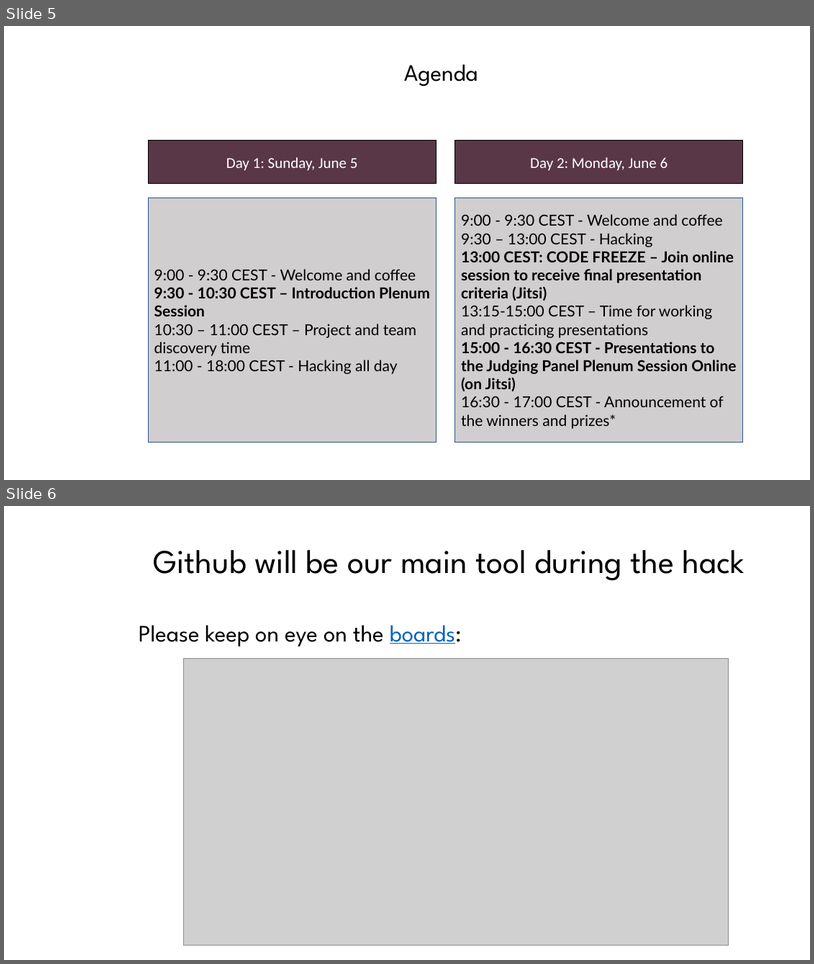
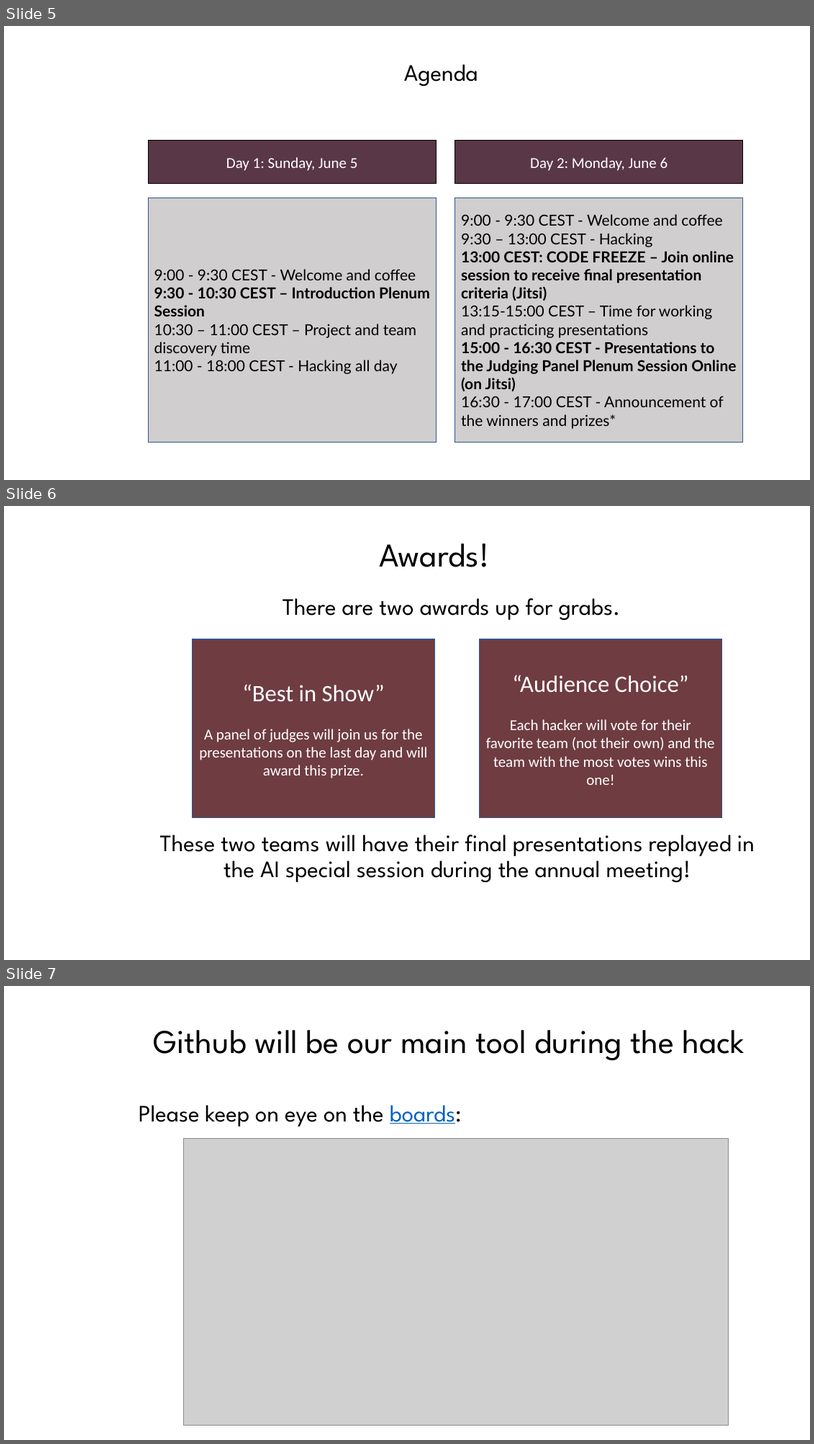
Before and after one commit to EAGE-Annual-Hackathon/EAGE-Annual-Hackathon-2022-Plenum-Sessions, a slide deck: opening_plenum_session_slides.pptx. Shown one above the other, each under a label of ours: slides 5 and 6 before the commit, slides 5, 6 and 7 after it. The pictures are 814x964 and 814x1444 pixels, drawn with LibreOffice and Linux fonts; fonts in the diff are those of the drawing; grey boxes stand for pictures; background and template pictures are left out. Boxes give left, top, right and bottom in pixels: in the first picture for what was removed or moved away, otherwise in the second. Text is boxed around its words. In the diff, an @@ line names an element or a change of style, - is before the commit and + after.

```diff
--- a/opening_plenum_session_slides.pptx
+++ b/opening_plenum_session_slides.pptx
@@ slide 6 added at [4,506,810,960], background picture (left out) @@
@@ title added at [380,543,490,567], 39.6 pt, text #000000 @@
+Awards!
@@ text added at [160,598,755,882], 28 pt, text #000000 @@
+There are two awards up for grabs.
+These two teams will have their final presentations replayed in the AI special session during the annual meeting!
@@ rectangle added at [192,639,435,818], fill #6E3C41, outline #325491 1 pt, 18 pt, text #FFFFFF @@
+“Best in Show”
+A panel of judges will join us for the presentations on the last day and will award this prize.
@@ rectangle added at [479,639,722,818], fill #6E3C41, outline #325491 1 pt, 18 pt, text #FFFFFF @@
+“Audience Choice”
+Each hacker will vote for their favorite team (not their own) and the team with the most votes wins this one!
@@ what was slide 6 is now slide 7 @@
```
Also in this commit, not shown: 1 slide changed, 1 other slide added, 2 other files.
